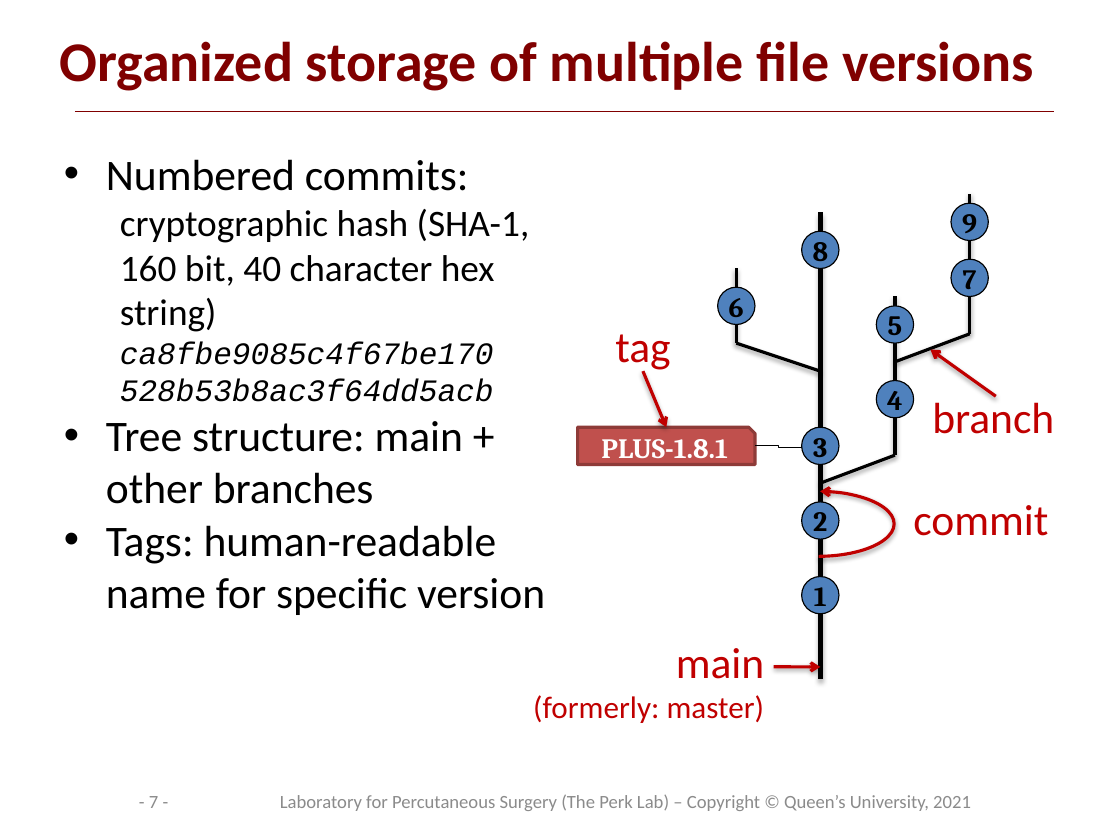
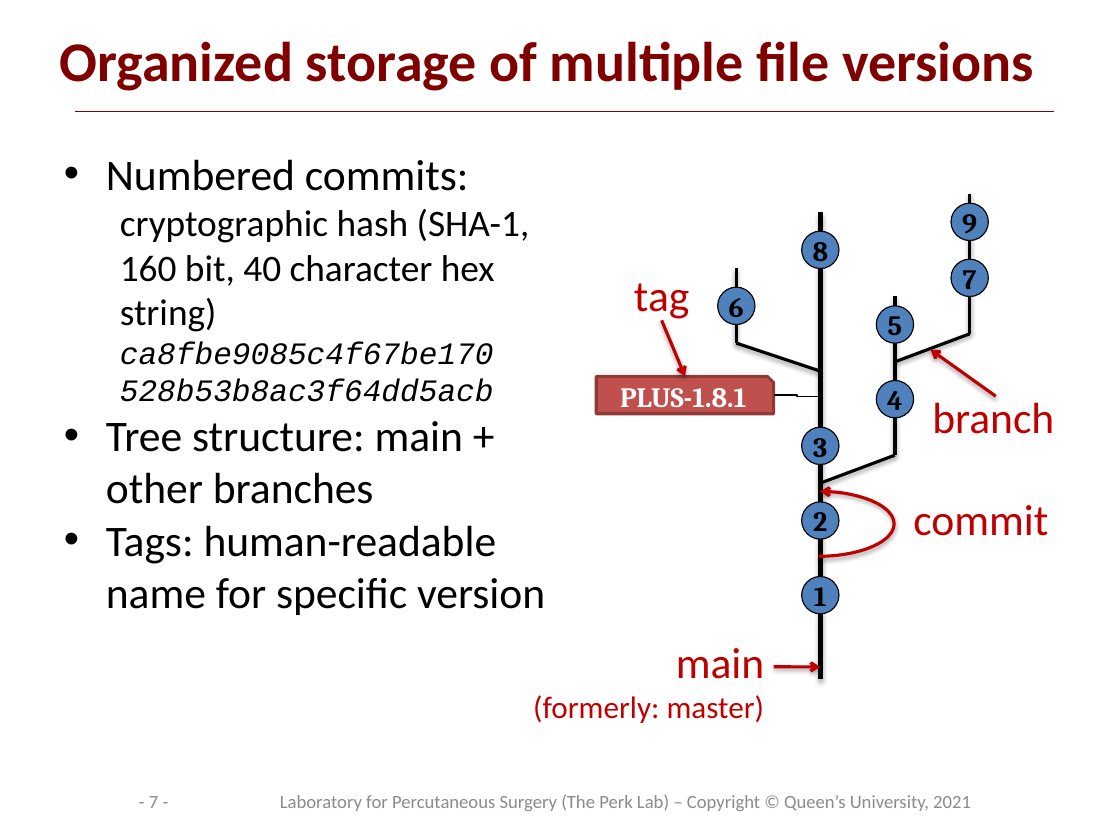
Before and after one commit to PerkLab/PerkLabBootcamp, a slide deck: slide 7 of Doc/day1_2_PerkLabProjectManagement.pptx. Drawn at 1120x840 pixels with LibreOffice and Linux fonts; fonts in the diff are those of the drawing; background and template pictures are left out. Boxes give left, top, right and bottom in pixels: in the first picture for what was removed or moved away, otherwise in the second. Text is boxed around its words. In the diff, an @@ line names an element or a change of style, - is before the commit and + after.

```diff
--- a/Doc/day1_2_PerkLabProjectManagement.pptx
+++ b/Doc/day1_2_PerkLabProjectManagement.pptx
@@ 1 snip rect, 1 text, 1 arrow, 1 elbow line moved together from (x1=578, y1=334, x2=802, y2=464) to (x1=596, y1=283, x2=820, y2=413) @@
```
Also in this commit, not shown: 2 other files.
